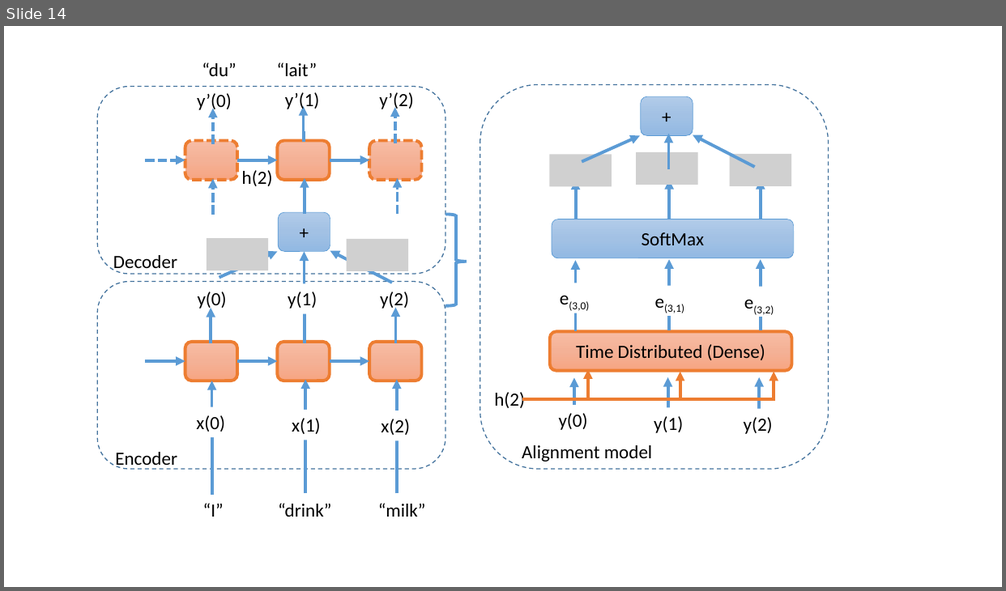
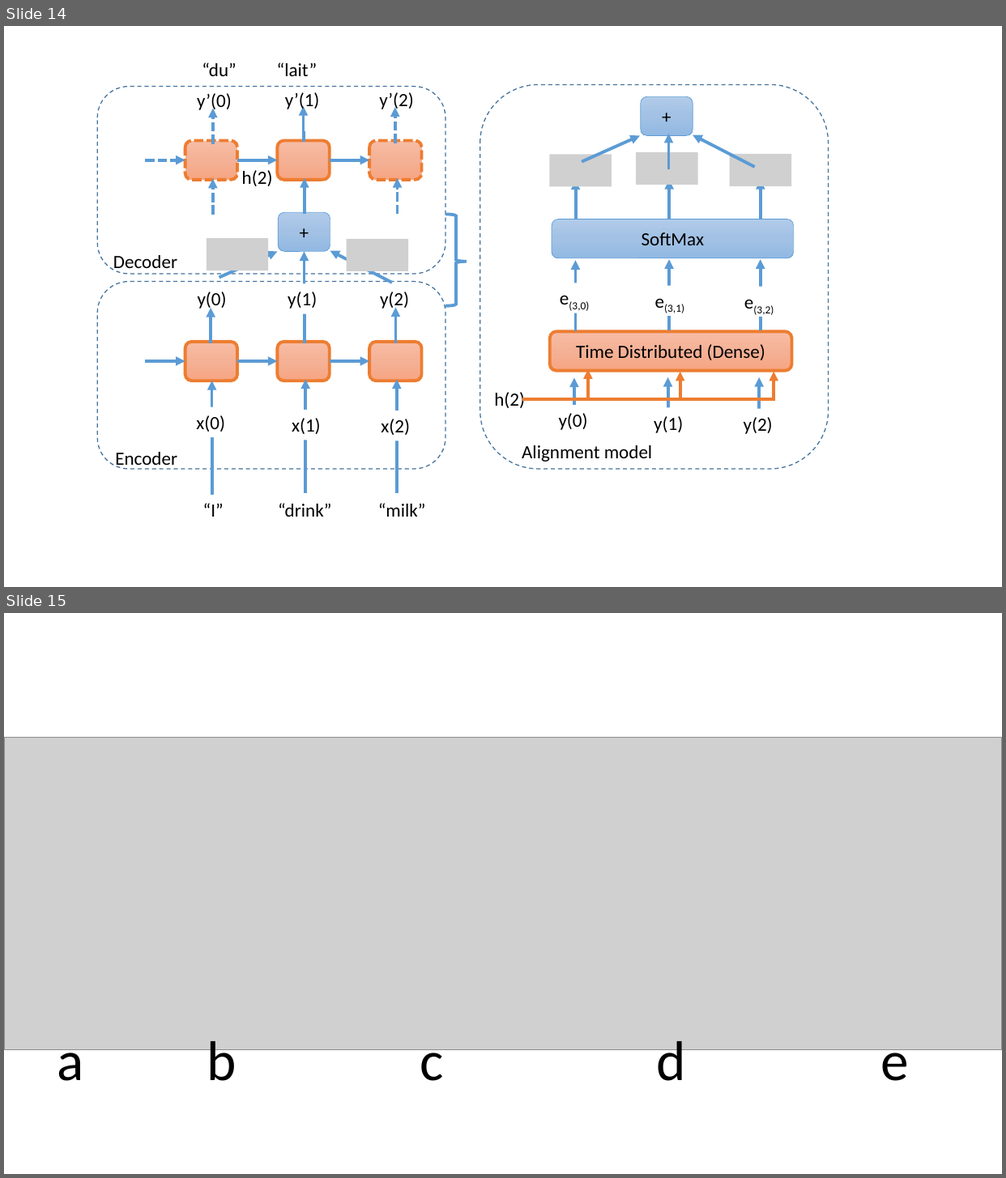
Before and after one commit to u1273400/thesis, a slide deck: thesis.pptx. Shown one above the other, each under a label of ours: slide 14 before the commit, slides 14 and 15 after it. The pictures are 1006x591 and 1006x1178 pixels, drawn with LibreOffice and Linux fonts; fonts in the diff are those of the drawing; grey boxes stand for pictures. Boxes give left, top, right and bottom in pixels: in the first picture for what was removed or moved away, otherwise in the second. Text is boxed around its words. In the diff, an @@ line names an element or a change of style, - is before the commit and + after.

```diff
--- a/thesis.pptx
+++ b/thesis.pptx
@@ slide 15 added at (4,613,1002,1174), background #FFFFFF @@
@@ picture added at (4,737,1002,1050) @@
@@ text added at (57,1033,908,1094), 54 pt, text #000000 @@
+a b c d e
```
Also in this commit, not shown: 1 slide changed, 1 other file.
